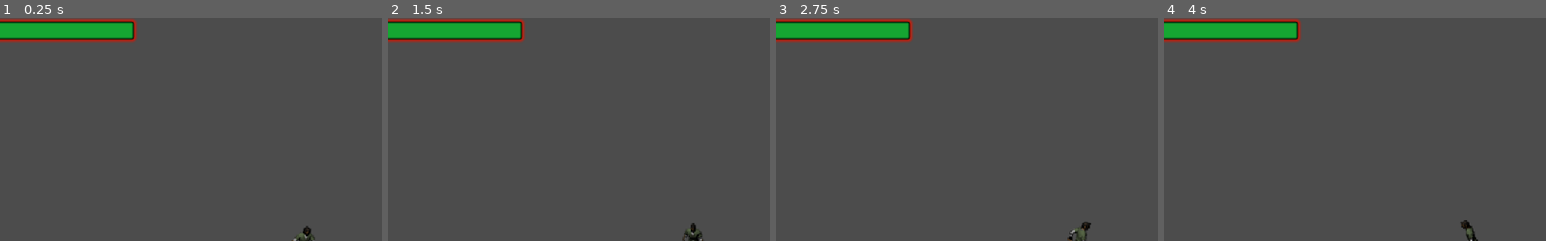
Above: before the commit, frames 1-4 (left to right).
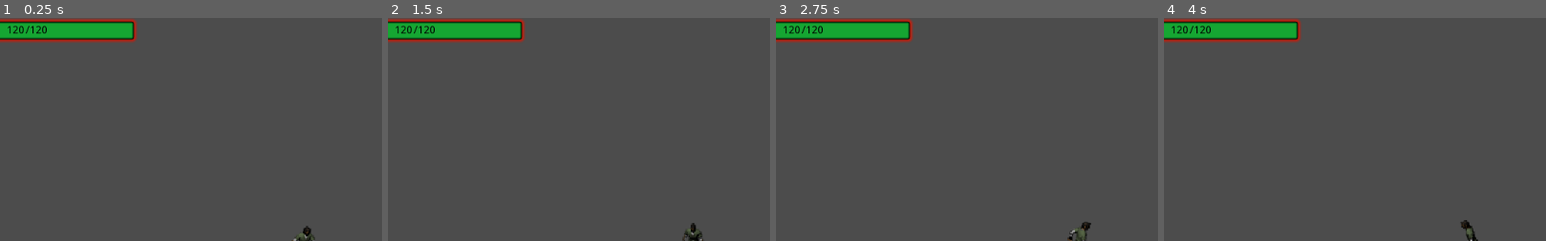
Above: after the commit, the same moments.

Repository: bluewolf44/2021_DTE_Project
Game: Godot game, scene res://Scenes/World.tscn
Same seed, same stepped clock (60 frames per second), same inputs: the game is played once before the commit and once after it. The engine's default icon, where the game draws it, is replaced by a stand-in: a white triangle on a blue panel in a dark square.
Inputs (mouse positions are % of the whole screen's width and height, from its top left):
- Up to frame 1 (0.25 s): no input
- Up to frame 2 (1.5 s): tap Enter at 0.5 s; move the mouse to (72, 45) at 0.52 s; hold D (Move_Right) 0.53-1.28 s; click (72, 45) at 0.6 s; move the mouse to (30, 55) at 1.27 s; hold S (Move_Down) from 1.28 s (still down); tap Q (Q) at 1.35 s
- Up to frame 3 (2.75 s): move the mouse to (60, 28) at 2.02 s; release S (Move_Down) at 2.03 s; hold D (Move_Right) from 2.03 s (still down); right-click (60, 28) at 2.1 s
- Up to frame 4 (4 s): move the mouse to (45, 70) at 2.77 s; release D (Move_Right) at 2.78 s; hold W (Move_Up) 2.78-3.53 s; click (45, 70) at 2.85 s; move the mouse to (80, 65) at 3.52 s; hold A (Move_Left) from 3.53 s (still down); tap Q (Q) at 3.6 s
The pictures show only the part of the screen within x 10-60%, y 1-51%; the shares and areas given below are measured in that part.

The runs differ from the first frame. In frame 1, 0.2% of the frame differs, in the area x 2-13%, y 3-8%; in frame 2, 0.2%; in frame 3, 0.2%; in frame 4, 0.2%.

Commit message:
add stuff

Diff:
--- /dev/null
+++ b/Project/Scenes/Drop_items.tscn
@@ -0,0 +1,33 @@
+[gd_scene load_steps=4 format=2]
+
+[ext_resource path="res://icon.png" type="Texture" id=1]
+[ext_resource path="res://Scripts/Drop_items.gd" type="Script" id=2]
+
+[sub_resource type="RectangleShape2D" id=1]
+extents = Vector2( 16, 16 )
+
+[node name="Drop_items" type="Node2D"]
+script = ExtResource( 2 )
+
+[node name="icon" type="Sprite" parent="."]
+modulate = Color( 0.121569, 0.721569, 0.117647, 1 )
+scale = Vector2( 0.5, 0.5 )
+texture = ExtResource( 1 )
+
+[node name="Area2D" type="Area2D" parent="."]
+
+[node name="CollisionShape2D" type="CollisionShape2D" parent="Area2D"]
+shape = SubResource( 1 )
+
+[node name="Button" type="Button" parent="."]
+margin_left = -16.0
+margin_top = -16.0
+margin_right = 15.0
+margin_bottom = 15.0
+button_mask = 2
+flat = true
+__meta__ = {
+"_edit_use_anchors_": false
+}
+
+[connection signal="button_down" from="Button" to="." method="_on_Button_button_down"]
--- a/Project/Scenes/Enemys.tscn
+++ b/Project/Scenes/Enemys.tscn
@@ -518,7 +518,7 @@
 texture = ExtResource( 1 )
 hframes = 24
 vframes = 8
-frame = 155
+frame = 153
 __meta__ = {
 "_edit_lock_": true
 }
--- a/Project/Scenes/Player.tscn
+++ b/Project/Scenes/Player.tscn
@@ -953,4 +953,38 @@
 "_edit_use_anchors_": false
 }
 
+[node name="Health" type="Label" parent="CanvasLayer/Health_bar"]
+margin_left = 142.0
+margin_top = 15.0
+margin_right = 180.0
+margin_bottom = 29.0
+custom_colors/font_color = Color( 0, 0, 0, 1 )
+text = "100"
+__meta__ = {
+"_edit_use_anchors_": false
+}
+
+[node name="Slash" type="Label" parent="CanvasLayer/Health_bar"]
+margin_left = 137.001
+margin_top = 15.3326
+margin_right = 143.001
+margin_bottom = 29.3326
+custom_colors/font_color = Color( 0, 0, 0, 1 )
+text = "/"
+__meta__ = {
+"_edit_use_anchors_": false
+}
+
+[node name="Max_Health" type="Label" parent="CanvasLayer/Health_bar"]
+margin_left = 95.6493
+margin_top = 14.9989
+margin_right = 135.649
+margin_bottom = 28.9989
+custom_colors/font_color = Color( 0, 0, 0, 1 )
+text = "100"
+align = 2
+__meta__ = {
+"_edit_use_anchors_": false
+}
+
 [connection signal="timeout" from="Attack_speed" to="." method="_on_Attack_speed_timeout"]
--- /dev/null
+++ b/Project/Scenes/Text.tscn
@@ -0,0 +1,18 @@
+[gd_scene load_steps=2 format=2]
+
+[ext_resource path="res://Scripts/Text.gd" type="Script" id=1]
+
+[node name="Text" type="Label"]
+anchor_right = 1.0
+anchor_bottom = 1.0
+margin_left = 1.0
+margin_top = -1.0
+margin_right = -992.0
+margin_bottom = -587.0
+rect_scale = Vector2( 2, 2 )
+custom_colors/font_color = Color( 0.956863, 0.0235294, 0.0235294, 1 )
+text = "hi"
+script = ExtResource( 1 )
+__meta__ = {
+"_edit_use_anchors_": false
+}
--- a/Project/Scenes/World.tscn
+++ b/Project/Scenes/World.tscn
@@ -8,9 +8,13 @@
 
 [node name="Player" parent="." instance=ExtResource( 1 )]
 
+[node name="Drop_items" type="Node" parent="."]
+
 [node name="Enemys" type="Node" parent="."]
 
 [node name="Projectiles" type="Node" parent="."]
+
+[node name="Text" type="Node" parent="."]
 
 [node name="Timer" type="Timer" parent="."]
 autostart = true
--- /dev/null
+++ b/Project/Scripts/Drop_items.gd
@@ -0,0 +1,8 @@
+extends Node2D
+var data
+var type = "drop_item"
+
+func _on_Button_button_down():
+	if get_parent().get_parent().get_node("Player").position.distance_to(position) <= 100:
+		PlayerData.inventory.append(data)
+		queue_free()
--- a/Project/Scripts/Enemys.gd
+++ b/Project/Scripts/Enemys.gd
@@ -40,6 +40,7 @@
 
 func died():
 	yield(get_tree(),"idle_frame")
+	create_drop()
 	queue_free()
 
 func start_attack():
@@ -66,4 +67,10 @@
 		var stat = Resource.new()
 		stat.set_script(load("res://Resource script/Stats.gd"))
 		stat.type = randi()%5
-		stat.per_plus = randi()%2
+		stat.change = randi()%2
+		item.stats.append(stat)
+
+	var drop_item_instance = load("res://Scenes/Drop_items.tscn").instance()
+	drop_item_instance.data = item
+	drop_item_instance.position = position
+	get_parent().get_parent().get_node("Drop_items").add_child(drop_item_instance)
--- a/Project/Scripts/Player.gd
+++ b/Project/Scripts/Player.gd
@@ -13,6 +13,8 @@
 var has_move = false
 
 func _ready():
+	$CanvasLayer/Health_bar/Max_Health.text = str(get_node("/root/PlayerData").health)
+	$CanvasLayer/Health_bar/Health.text = str(get_node("/root/PlayerData").health)
 	$CanvasLayer/Health_bar/ProgressBar.max_value = get_node("/root/PlayerData").health
 
 func _process(delta):
@@ -66,6 +68,7 @@
 
 func hit(damage):
 	get_node("/root/PlayerData").health -= damage
+	$CanvasLayer/Health_bar/Health.text = str(get_node("/root/PlayerData").health)
 	$CanvasLayer/Health_bar/ProgressBar.value += damage
 	print(get_node("/root/PlayerData").health," ",-damage)
 	if get_node("/root/PlayerData").health <= 0:
--- a/Project/Scripts/Player_data.gd
+++ b/Project/Scripts/Player_data.gd
@@ -1,6 +1,6 @@
 extends Node
 
-var health = 100
+var health = 120
 var attack = 69
 var defence = 4
 var crit = 2
--- /dev/null
+++ b/Project/Scripts/Text.gd
@@ -0,0 +1,4 @@
+extends Label
+
+func _process(delta):
+	rect_position += Vector2(0,-70)*delta
--- a/Project/Scripts/World.gd
+++ b/Project/Scripts/World.gd
@@ -20,3 +20,10 @@
 	$Projectiles.add_child(projectile_instance)
 	projectile_instance.look_at(position+direction)
 	projectile_instance.rotation_degrees -= 90
+
+func create_text(text,position,color = Color(0,0,0)):
+	var text_instance = load("res://Scenes/Text.tscn").instance()
+	text_instance.text = str(text)
+	text_instance.rect_position = position
+	text_instance.modulate = color
+	$Text.add_child(text_instance)
